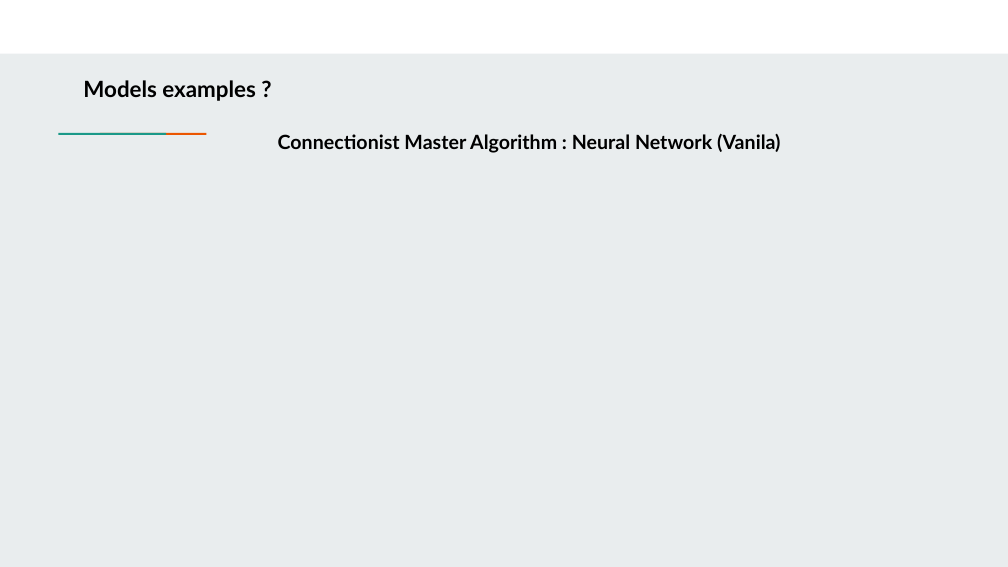
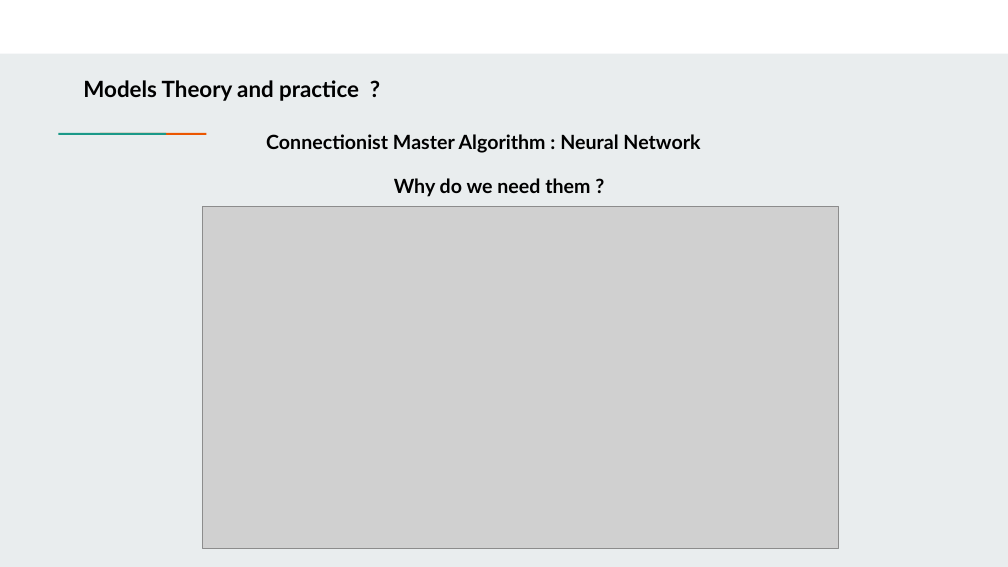
Before and after one commit to farouqBenarous/Machine_Learning_101_Workshop, a slide deck: slide 17 of 20-03-2021/Presentation/Machine learning 101.pptx (slide 12 before the commit). Drawn at 1008x567 pixels with LibreOffice and Linux fonts; fonts in the diff are those of the drawing; grey boxes stand for pictures. Boxes give left, top, right and bottom in pixels: in the first picture for what was removed or moved away, otherwise in the second. Text is boxed around its words. In the diff, an @@ line names an element or a change of style, - is before the commit and + after.

Commit message:
improve the presentation , add neuralnetwork example

```diff
--- a/20-03-2021/Presentation/Machine learning 101.pptx
+++ b/20-03-2021/Presentation/Machine learning 101.pptx
@@ text at box(83, 80, 359, 101): text changed @@
-Models examples ?
+Models Theory and practice ?
@@ text at box(266, 134, 700, 153): text changed @@
-Connectionist Master Algorithm : Neural Network (Vanila)
+Connectionist Master Algorithm : Neural Network
@@ text added at box(394, 178, 590, 197), 14 pt, text #000000, bold @@
+Why do we need them ?
@@ picture added at box(203, 207, 840, 548) @@
```
Also in this commit, not shown: 10 other slides changed, 12 slides added, 3 slides removed, 3 other files.
